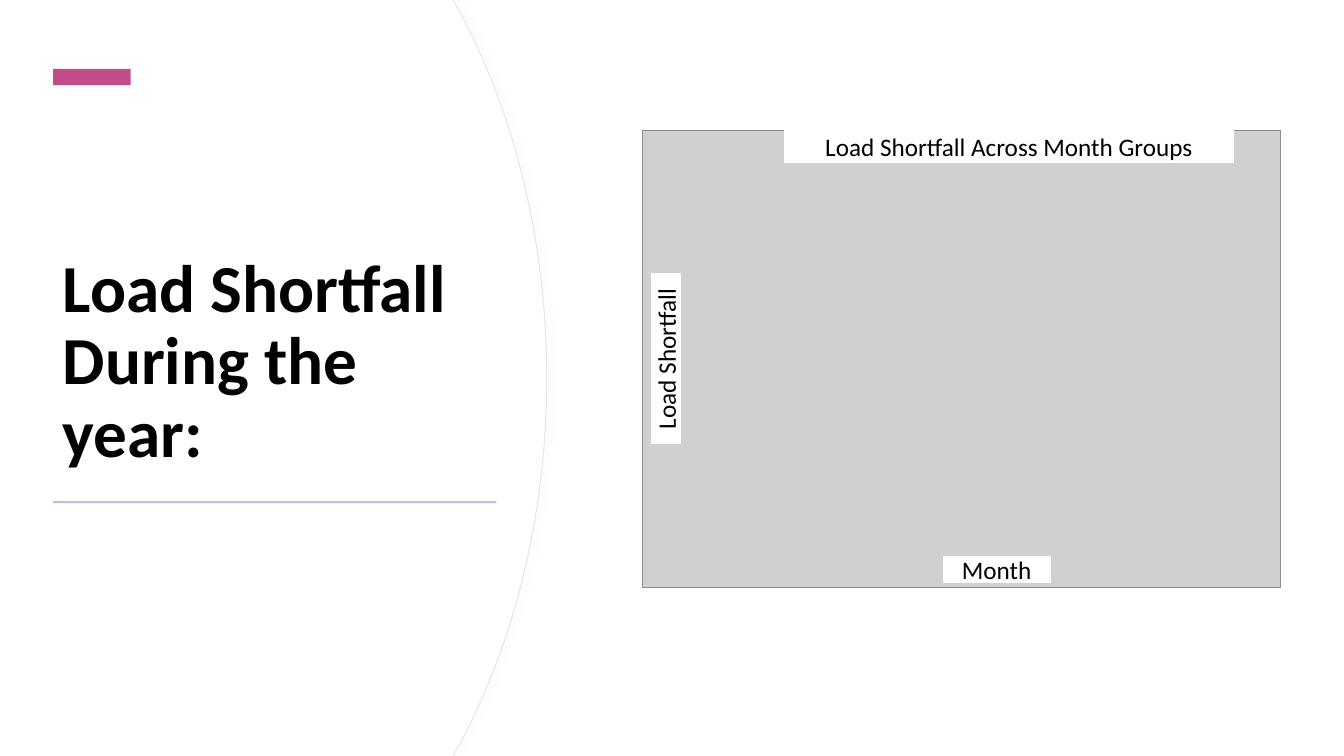
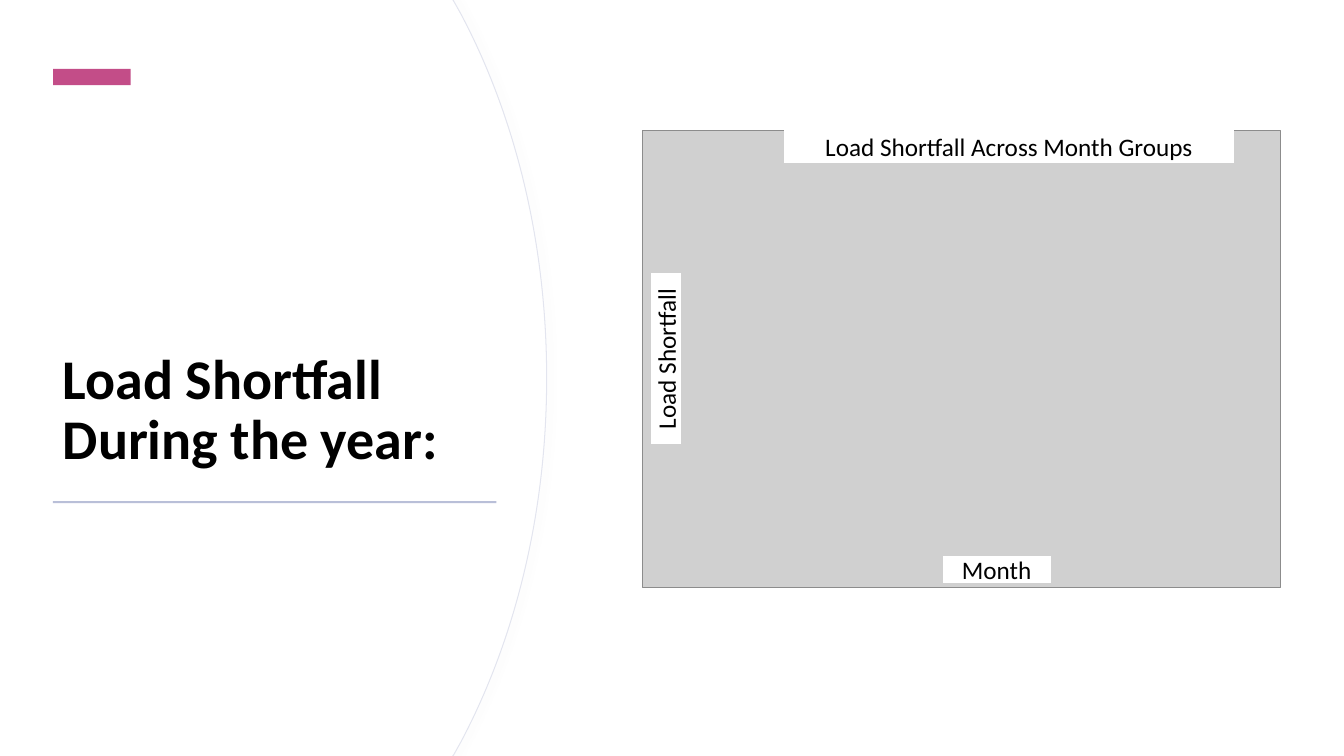
Before and after one commit to kmsekgothe/load-shortfall-regression-predict-api, a slide deck: slide 8 of Team 14 .pptx. Drawn at 1344x756 pixels with LibreOffice and Linux fonts; fonts in the diff are those of the drawing; grey boxes stand for pictures. Boxes give left, top, right and bottom in pixels: in the first picture for what was removed or moved away, otherwise in the second. Text is boxed around its words. In the diff, an @@ line names an element or a change of style, - is before the commit and + after.

```diff
--- a/Team 14 .pptx
+++ b/Team 14 .pptx
@@ title "Load Shortfall During the year:" at [63,359,438,469]: size 48 to 40 pt @@
```
Also in this commit, not shown: 17 other slides changed, 2 slides added, 2 slides removed.
